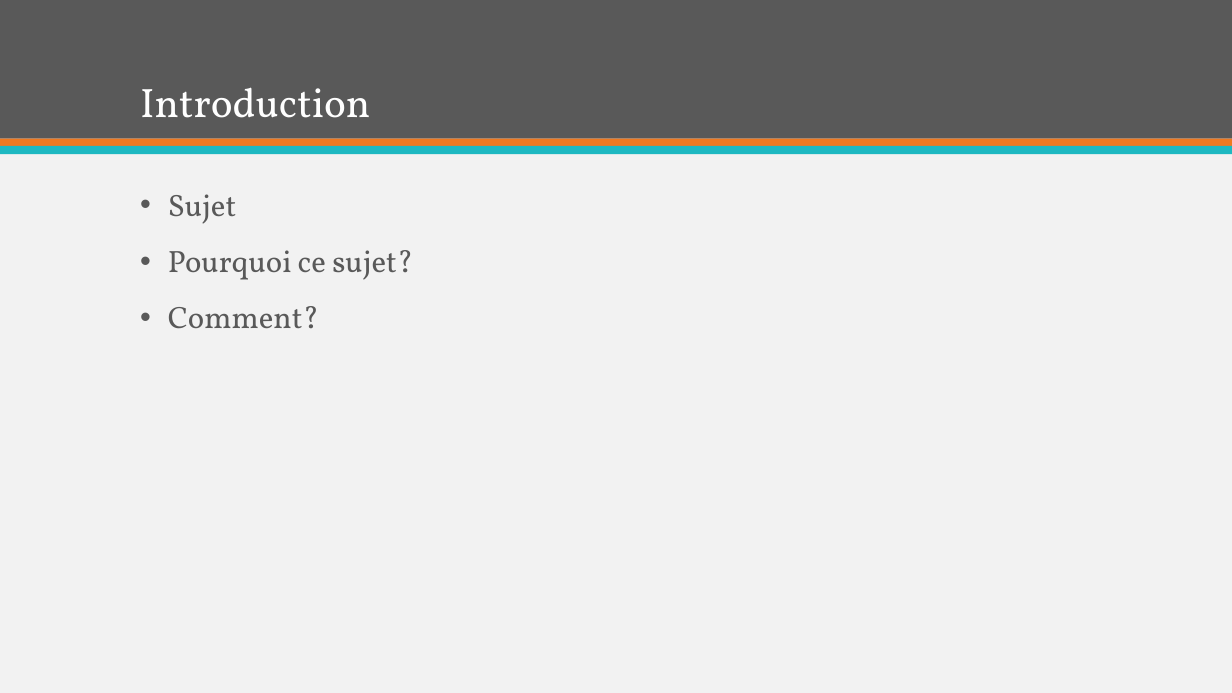
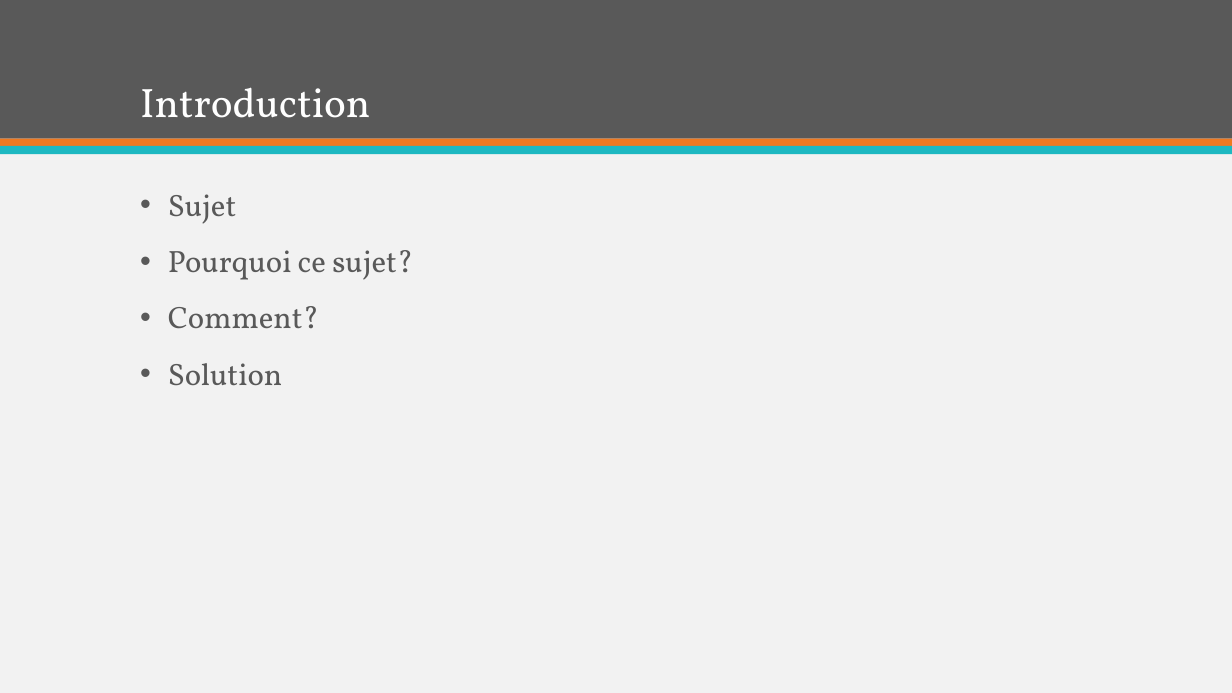
Before and after one commit to Benoris/TPI, a slide deck: slide 3 of Documentation/Orale/Présentation Furnigo.pptx. Drawn at 1232x693 pixels with LibreOffice and Linux fonts; fonts in the diff are those of the drawing. Boxes give left, top, right and bottom in pixels: in the first picture for what was removed or moved away, otherwise in the second. Text is boxed around its words. In the diff, an @@ line names an element or a change of style, - is before the commit and + after.

```diff
--- a/Documentation/Orale/Présentation Furnigo.pptx
+++ b/Documentation/Orale/Présentation Furnigo.pptx
@@ text at (168, 363, 282, 385): paragraph added @@
+• Solution
```
Also in this commit, not shown: 2 other slides changed, 5 slides added, 1 slide removed, 2 other files.
